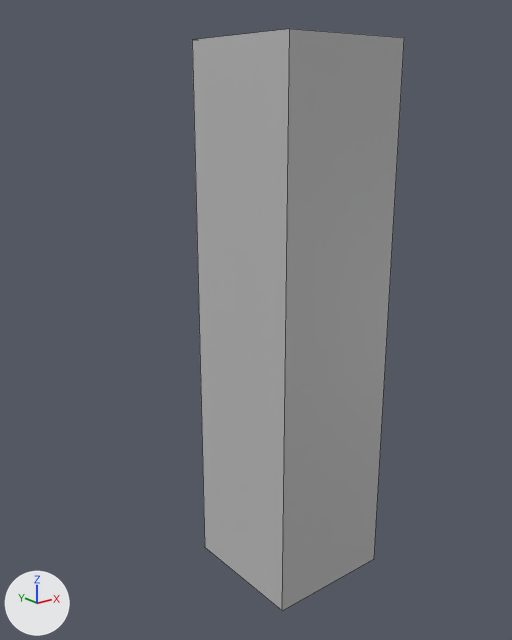
A saved change to the FBX model Bullet Ballet Prototype/Assets/Meshes/CubicleWall_001_X1Y4Z1_001_Corner.fbx.
Both versions are drawn from a 50 mm camera at (-2.89, -4.3, 3.62) aimed at (0.32, -0.3, 2.02). Every picture has the same lights, and +X, +Y and +Z are marked at lower left. Mesh edges are drawn as thin lines. Where no turn or scale is listed for an object, it has been applied to the vertices.

Script lines for the objects in view, before the commit:
```python
me_mesh = bpy.data.meshes.new('Mesh')
me_mesh.from_pydata(...)  # a box spanning x -0.5..0.5, y -0.5..0.5, z 0.0..4.0
me_mesh.materials.append(mat_lambert1)  # grey #bcbcbc
ob_cubiclewall_001_x1y4z1_001_corner = bpy.data.objects.new('CubicleWall_001_X1Y4Z1_001_Corner', me_mesh)
ob_cubiclewall_001_x1y4z1_001_corner.location = (0.5, -0.5, 0.0)
```
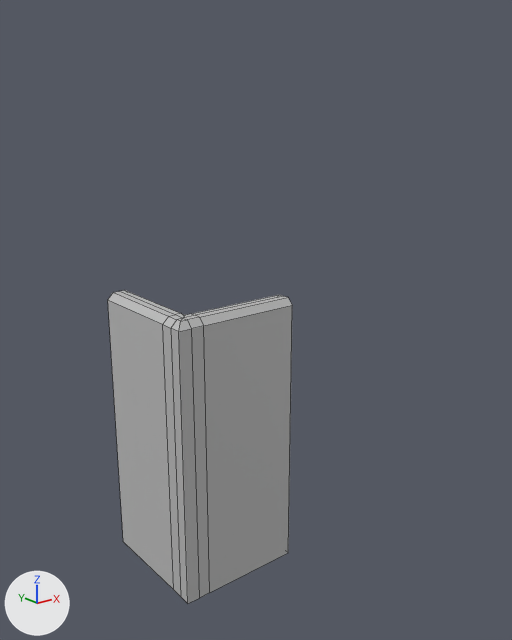
Location of each change, [x1, y1, x2, y2] in pixels of the pictures (512 x 640 px):
'CubicleWall_001_X1Y4Z1_001_Corner', reshaped, moved (13% narrower, 46% shorter): before [192, 29, 404, 611]; after [108, 290, 292, 603]

The change, as a diff of the scene's bpy script:
```diff
--- a/Bullet Ballet Prototype/Assets/Meshes/CubicleWall_001_X1Y4Z1_001_Corner.fbx.py
+++ b/Bullet Ballet Prototype/Assets/Meshes/CubicleWall_001_X1Y4Z1_001_Corner.fbx.py
@@ me_mesh @@
 # used by ob_cubiclewall_001_x1y4z1_001_corner; location = (0.5, -0.5, 0.0)
-me_mesh.from_pydata(...)  # 8 vertices, 6 faces; spans x -0.5..0.5, y -0.5..0.5, z 0.0..4.0
+me_mesh.from_pydata(...)  # 42 vertices, 40 faces; spans x -0.5..0.5, y -0.5..0.5, z 0.0..2.2
+# me_mesh part 1
+# 5 vertices are removed from x -0.5..0.5, y -0.5..0.5, z 0.0..4.0
+# 6 faces are deleted
+# 34 vertices are added at x -0.5..0.5, y -0.5..0.5, z 0.0..2.2
+# 5 new vertices lie (0.0, 0.1, 0.0) away from vertices in x -0.5..0.5, y -0.4, z 0.0..2.15
+# 40 new faces join them
 me_mesh.materials.append(mat_lambert1)
@@ ob_cubiclewall_001_x1y4z1_001_corner @@
 ob_cubiclewall_001_x1y4z1_001_corner = bpy.data.objects.new('CubicleWall_001_X1Y4Z1_001_Corner', me_mesh)
-ob_cubiclewall_001_x1y4z1_001_corner.location = (0.5, -0.5, 0.0)
+ob_cubiclewall_001_x1y4z1_001_corner.location = (0.0, 0.0, 0.0)
```
